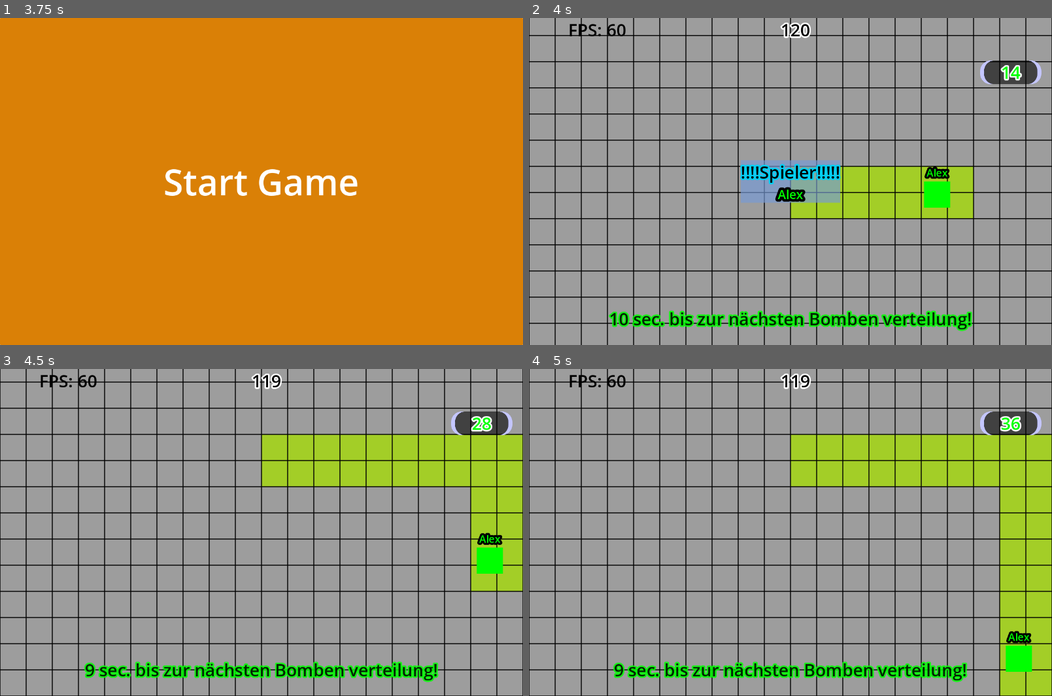
Above: before the commit, frames 1-4 (two rows, left to right).
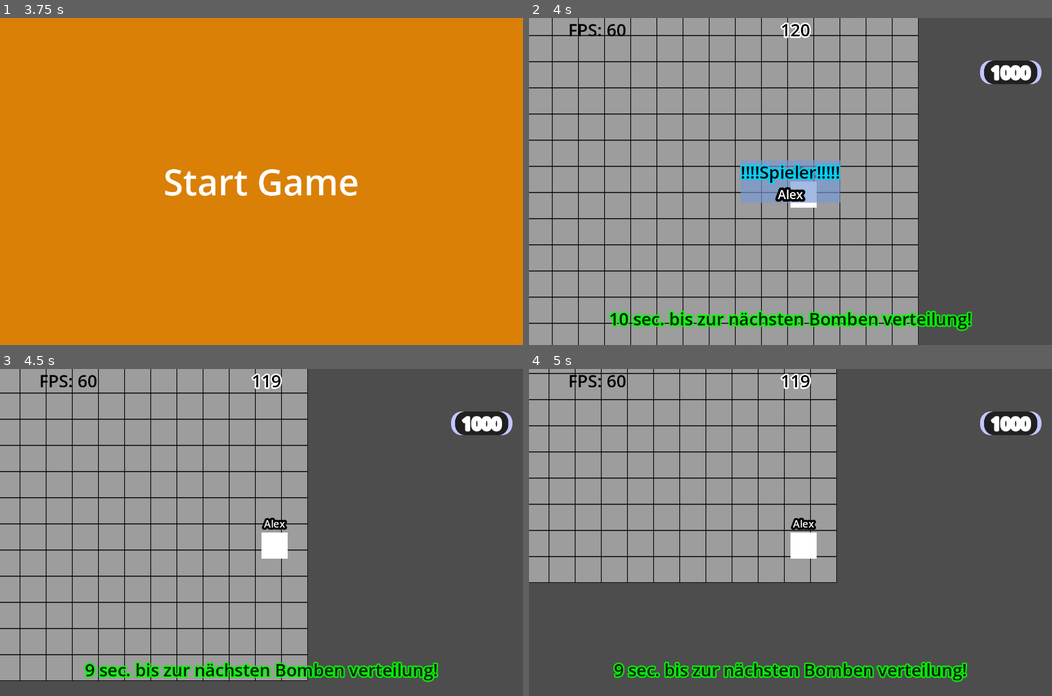
Above: after the commit, the same moments.

Repository: NIK-98/Paint_The_Ground
Game: Godot game, scene res://sceens/level.tscn
Two runs of this game, one before a commit and one after it. Both use one fixed random seed, a clock stepped at 60 frames per second and the inputs below. This scene is started directly instead of the project's main scene.
Inputs (mouse positions are in pixels of both pictures, inside the frame that each line leads up to):
- Up to frame 1 (3.75 s): click (261, 34) at 0.52 s; type "Alex" at 0.6 s; click "Start Game" at 1.25 s; click "Start Game" at 2 s; click "Bestätiegen" at 2.75 s; tap Enter at 3.5 s; move the mouse to (376, 165) at 3.52 s; hold D (right) from 3.53 s (still down); hold Tab (Info) from 3.53 s (still down); click (376, 165) at 3.67 s
- Up to frame 2 (4 s): keep holding D (right); keep holding Tab (Info)
- Up to frame 3 (4.5 s): move the mouse to (156, 548) at 4.27 s; release D (right) at 4.28 s; release Tab (Info) at 4.28 s; hold S (down) from 4.28 s (still down); tap Tab (Info) at 4.35 s
- Up to frame 4 (5 s): keep holding S (down)

Frame 1 is identical in both runs. In frame 2, 33% of the frame differs, in the area x 0-100%, y 0-100%; in frame 3, 53%; in frame 4, 67%.
Error after the commit: Attempt to call function 'get_node' in base 'null instance' on a null instance. (res://scripts/player.gd:30)

Commit message:
join bug behoben

Diff:
--- a/scripts/level.gd
+++ b/scripts/level.gd
@@ -72,7 +72,10 @@
 
 
 func add_player(id: int):
-	if len(multiplayer.get_peers()) >= $loby.Max_clients-1:
+	if OS.has_feature("dedicated_server") and len(multiplayer.get_peers()) >= $loby.Max_clients:
+		voll.rpc_id(id)
+		return
+	if not OS.has_feature("dedicated_server") and len(multiplayer.get_peers())+1 >= $loby.Max_clients:
 		voll.rpc_id(id)
 		return
 	if len(multiplayer.get_peers()) < $loby.Max_clients:
--- a/scripts/player.gd
+++ b/scripts/player.gd
@@ -27,6 +27,7 @@
 	position = Vector2(randi_range(player_spawn_grenze,Global.Spielfeld_Size.x-player_spawn_grenze-$Color.size.x),randi_range(player_spawn_grenze,Global.Spielfeld_Size.y-player_spawn_grenze-$Color.size.y))
 
 func _ready():
+	main.get_node("UI").visible = false
 	$CanvasLayer/Winner.visible = false
 	$CanvasLayer/Los.visible = false
 	$Camera2D.limit_right = Global.Spielfeld_Size.x
--- a/scripts/ui.gd
+++ b/scripts/ui.gd
@@ -120,8 +120,6 @@
 func start_game():
 	if multiplayer.is_server():
 		change_level(preload("res://sceens/level.tscn"))
-	if get_parent().get_node("Level/level").get_child_count() > 0:
-		visible = false
 
 
 func change_level(scene: PackedScene):
